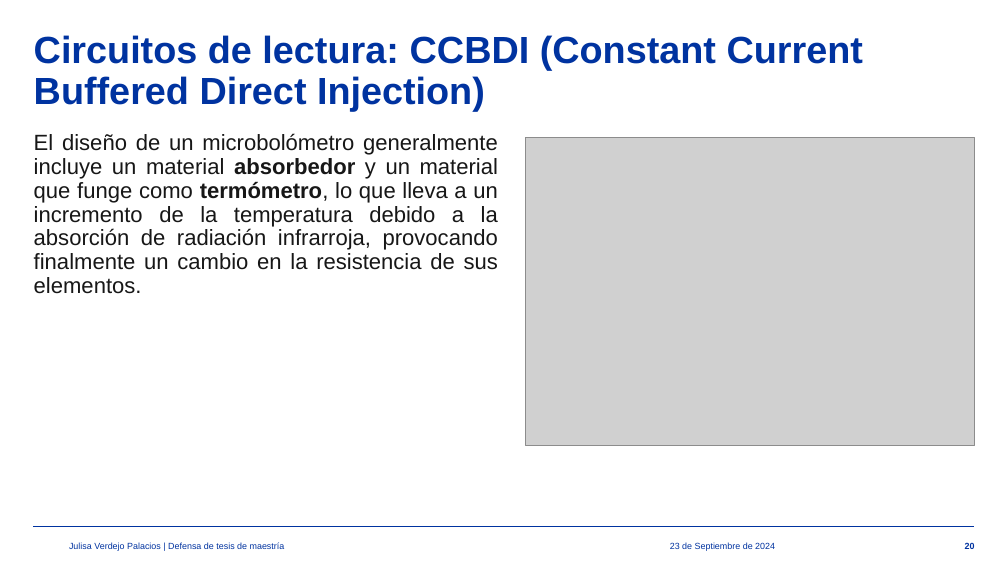
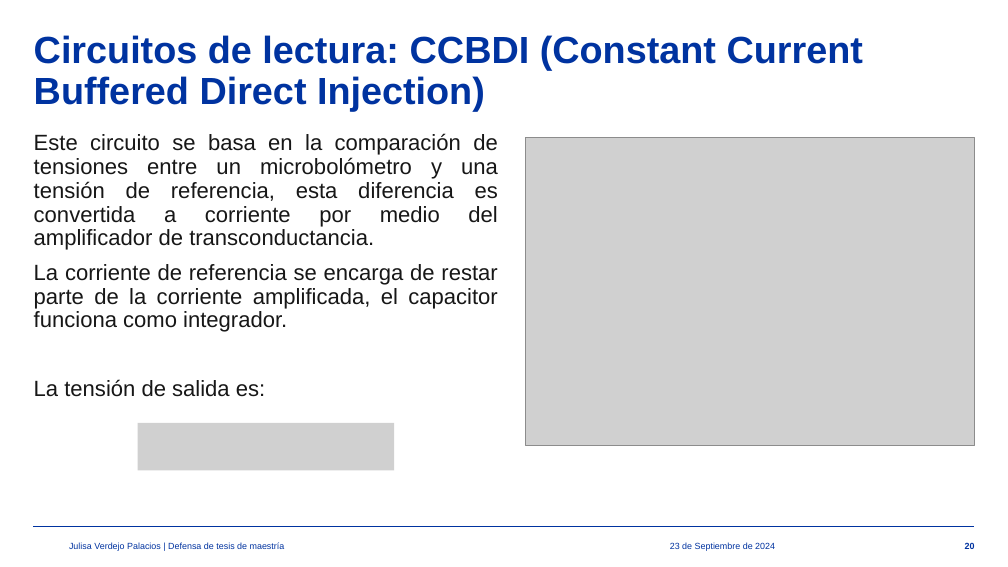
Before and after one commit to julisaverdejo/tesis_maestria, a slide deck: slide 20 of presentacion/presentacion_maestria.pptx. Drawn at 1008x567 pixels with LibreOffice and Linux fonts; fonts in the diff are those of the drawing; grey boxes stand for pictures; background and template pictures are left out. Boxes give left, top, right and bottom in pixels: in the first picture for what was removed or moved away, otherwise in the second. Text is boxed around its words. In the diff, an @@ line names an element or a change of style, - is before the commit and + after.

```diff
--- a/presentacion/presentacion_maestria.pptx
+++ b/presentacion/presentacion_maestria.pptx
@@ text at [34, 133, 498, 397]: text changed @@
-El diseño de un microbolómetro generalmente incluye un material absorbedor y un material que funge como termómetro, lo que lleva a un incremento de la temperatura debido a la absorción de radiación infrarroja, provocando finalmente un cambio en la resistencia de sus elementos.
+Este circuito se basa en la comparación de tensiones entre un microbolómetro y una tensión de referencia, esta diferencia es convertida a corriente por medio del amplificador de transconductancia.
+La corriente de referencia se encarga de restar parte de la corriente amplificada, el capacitor funciona como integrador.
+La tensión de salida es:
@@ picture added at [138, 423, 394, 470] @@
```
Also in this commit, not shown: 11 other slides changed, 3 other files.
